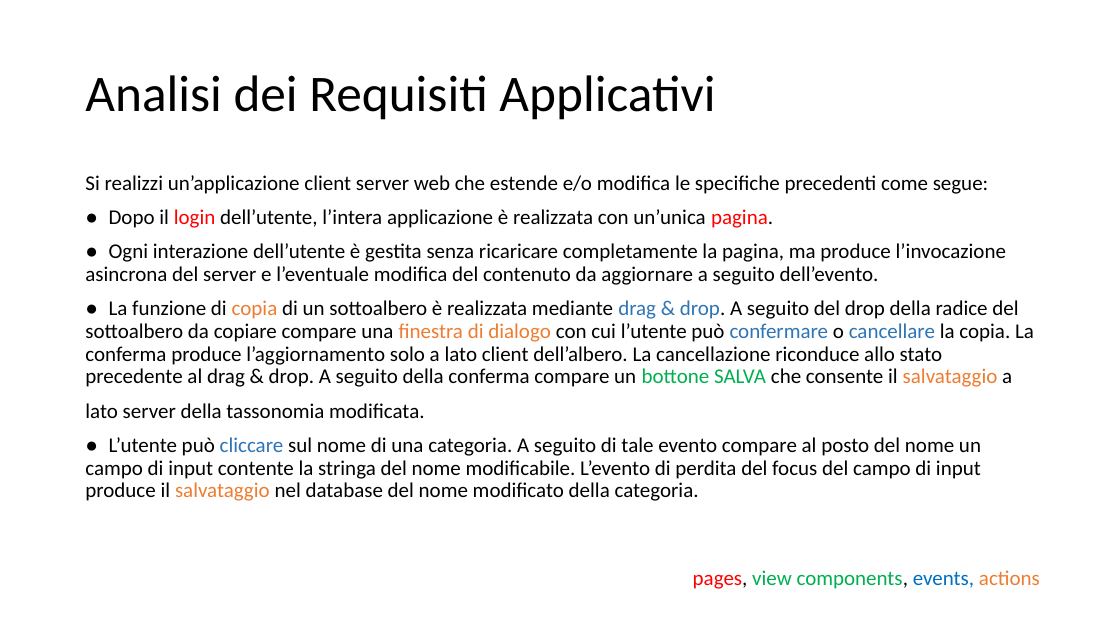
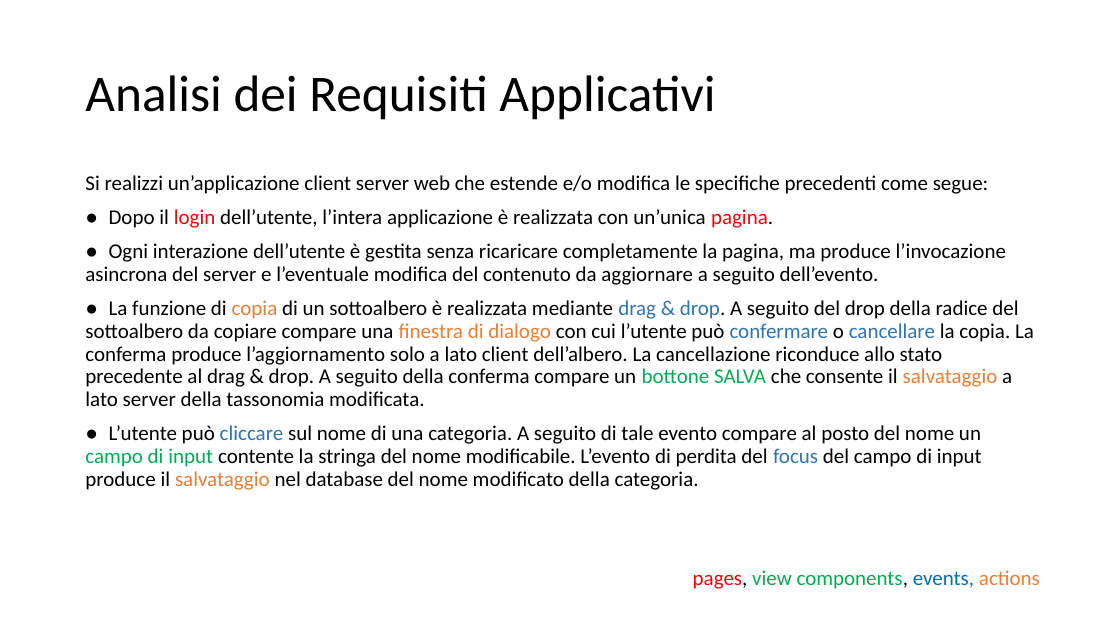
Before and after one commit to pontig/TIW_project, a slide deck: slide 4 of RIA/doc/Esercizio 3 – RIA version.pptx. Drawn at 1120x630 pixels with LibreOffice and Linux fonts; fonts in the diff are those of the drawing. Boxes give left, top, right and bottom in pixels: in the first picture for what was removed or moved away, otherwise in the second. Text is boxed around its words. In the diff, an @@ line names an element or a change of style, - is before the commit and + after.

```diff
--- a/RIA/doc/Esercizio 3 – RIA version.pptx
+++ b/RIA/doc/Esercizio 3 – RIA version.pptx
@@ text at box(85, 300, 1034, 406): text changed @@
-● La funzione di copia di un sottoalbero è realizzata mediante drag & drop. A seguito del drop della radice del sottoalbero da copiare compare una finestra di dialogo con cui l’utente può confermare o cancellare la copia. La conferma produce l’aggiornamento solo a lato client dell’albero. La cancellazione riconduce allo stato precedente al drag & drop. A seguito della conferma compare un bottone SALVA che consente il salvataggio a
-lato server della tassonomia modificata.
+● La funzione di copia di un sottoalbero è realizzata mediante drag & drop. A seguito del drop della radice del sottoalbero da copiare compare una finestra di dialogo con cui l’utente può confermare o cancellare la copia. La conferma produce l’aggiornamento solo a lato client dell’albero. La cancellazione riconduce allo stato precedente al drag & drop. A seguito della conferma compare un bottone SALVA che consente il salvataggio a lato server della tassonomia modificata.
@@ text at box(85, 425, 982, 490): text colour #000000 to #00B050 in "campo di input"; text colour #000000 to #2E75B6 in "focus" @@
```
Also in this commit, not shown: 5 other slides changed, 1 other file.
